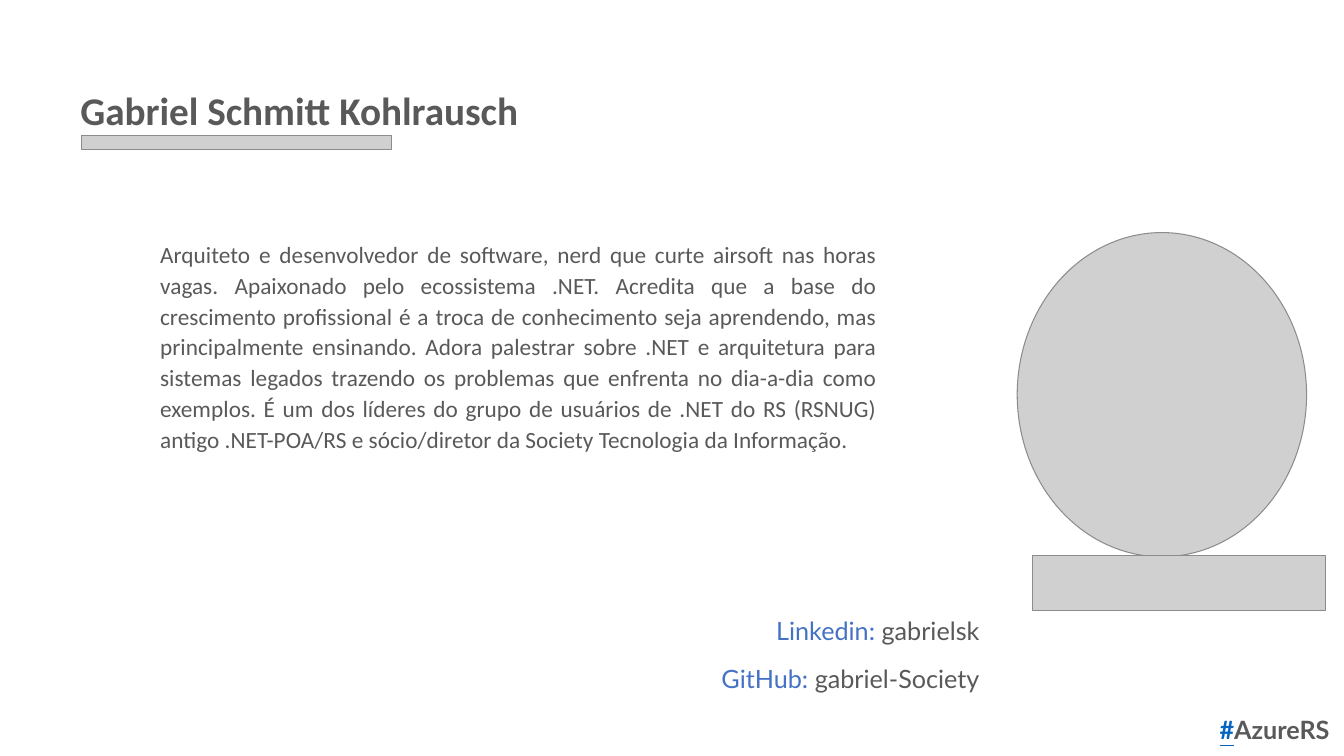
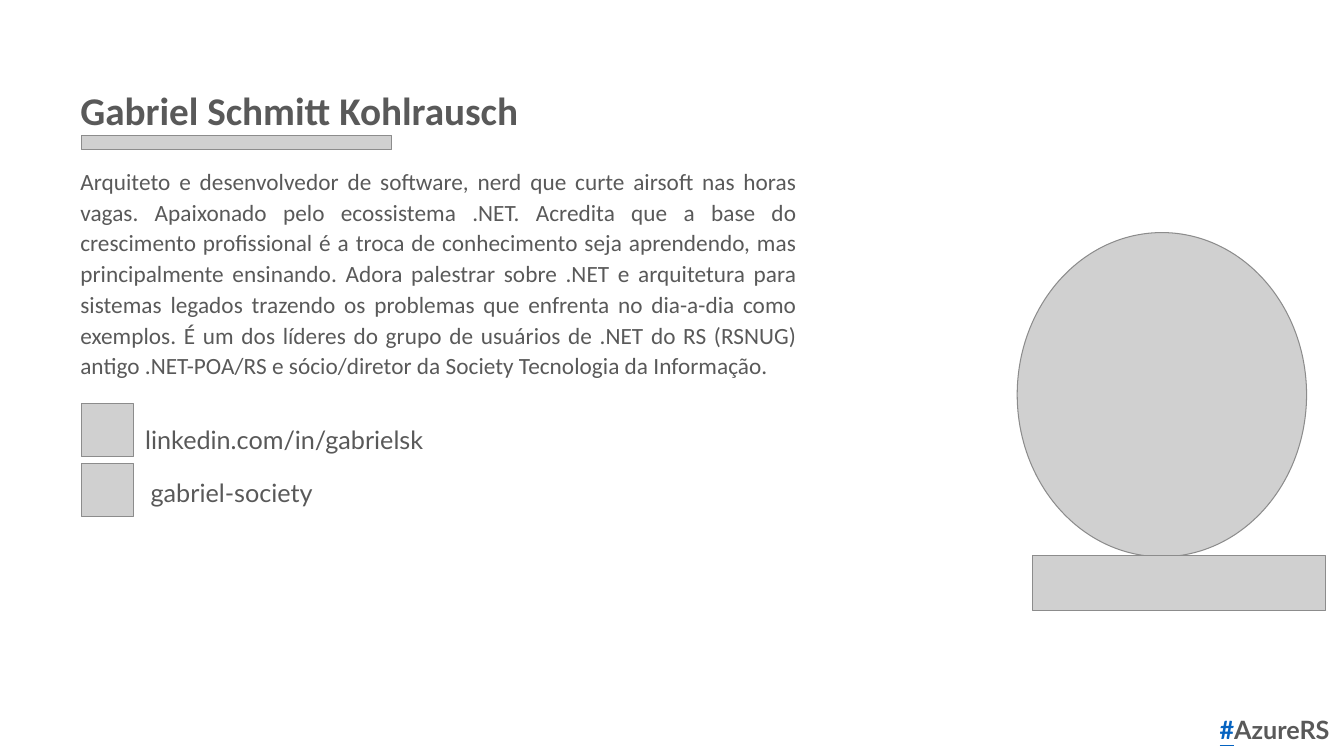
Before and after one commit to gabriel-sk-dev/Orquestracao-Serveless, a slide deck: slide 3 of AzureRS_serveless_talk.pptx. Drawn at 1344x756 pixels with LibreOffice and Linux fonts; fonts in the diff are those of the drawing; grey boxes stand for pictures; background and template pictures are left out. Boxes give left, top, right and bottom in pixels: in the first picture for what was removed or moved away, otherwise in the second. Text is boxed around its words. In the diff, an @@ line names an element or a change of style, - is before the commit and + after.

```diff
--- a/AzureRS_serveless_talk.pptx
+++ b/AzureRS_serveless_talk.pptx
@@ text "Arquiteto e desenvolvedor de software, ...": place and size @@
-text "Arquiteto e desenvolvedor de software, ..." at (160,247,876,452)
+text "Arquiteto e desenvolvedor de software, ..." at (80,174,796,378)
@@ picture added at (81,404,133,457) @@
@@ text "linkedin.com/in/gabrielsk" at (145,430,423,454): vertical alignment middle to top @@
@@ text at (145,430,423,454): text changed @@
-Linkedin: gabrielsk
-GitHub: gabriel-Society
+linkedin.com/in/gabrielsk
@@ picture added at (81,464,133,516) @@
@@ text added at (151,483,313,506), 18 pt, text #595959 @@
+gabriel-society
```
Also in this commit, not shown: 1 other slide changed, 1 other file.
